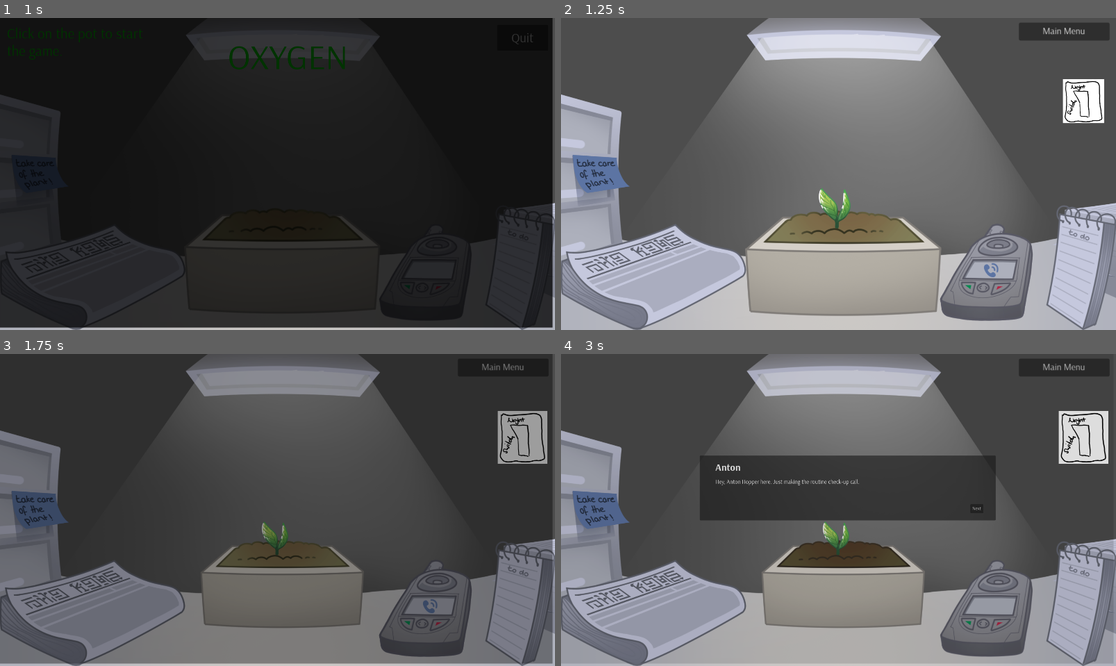
Above: before the commit, frames 1-4 (two rows, left to right).
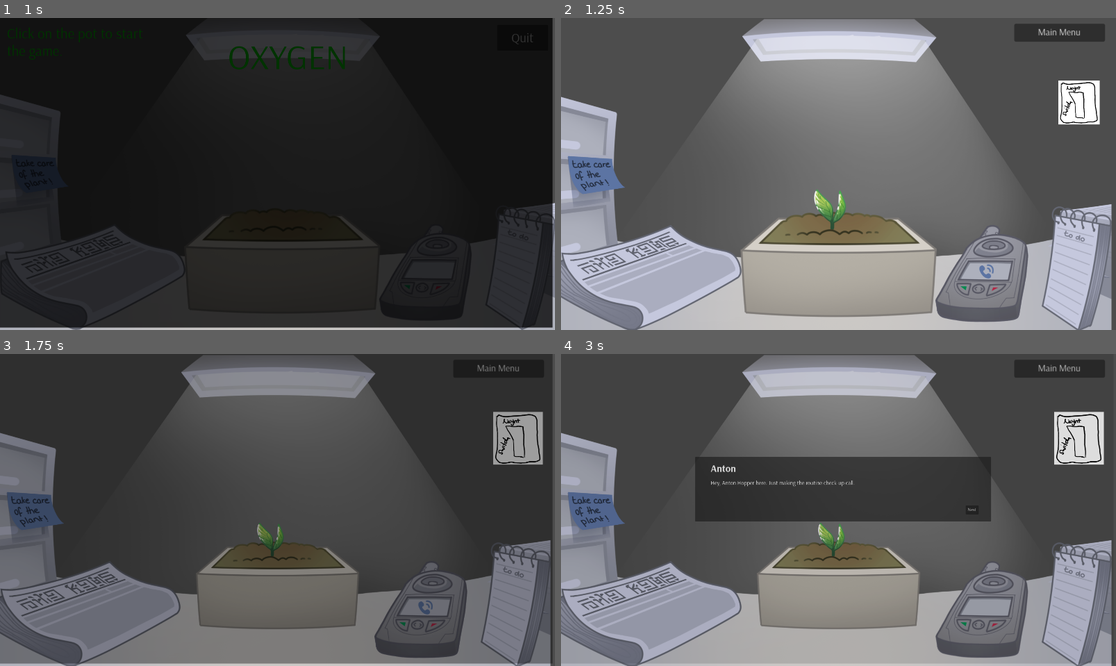
Above: after the commit, the same moments.

Repository: gringames/fem-devs-jam-24
Game: Godot game, scene res://menus/main_menu.tscn
The game is run twice, just before and just after one commit, with the same random seed, the same clock (stepped at 60 frames per second) and the same inputs. Sound files missing from this copy of the repository are replaced by a short silence.
Inputs (mouse positions are in pixels of both pictures, inside the frame that each line leads up to):
- Up to frame 1 (1 s): move the mouse to (283, 245) at 0.52 s; click (283, 245) at 0.6 s
- Up to frame 2 (1.25 s): no input
- Up to frame 3 (1.75 s): move the mouse to (521, 438) at 1.27 s; click (521, 438) at 1.35 s
- Up to frame 4 (3 s): move the mouse to (844, 510) at 2.02 s; click (844, 510) at 2.1 s; move the mouse to (988, 606) at 2.77 s; click (988, 606) at 2.85 s

Frame 1 is identical in both runs. In frame 2, 11% of the frame differs, in the area x 0-100%, y 0-100%; in frame 3, 7.4%; in frame 4, 11%.

Commit message:
only pot is collidable

Diff:
--- a/femdevsjam24/Features/Plant/plant.gd
+++ b/femdevsjam24/Features/Plant/plant.gd
@@ -5,6 +5,7 @@
 @export var plant_state_images: Array[Texture2D]
 @export var pot_dry: Texture2D
 @export var pot_wet: Texture2D
+@export var clickables: Array[Clickable]
 
 signal clicked_plant
 
@@ -17,13 +18,15 @@
 func _ready() -> void:
 	plant_visual = $PlantVisual
 	pot_visual = $PotVisual
-	clickable = $Clickable
 	sfx = $WateringSFXPlayer
-	clickable.connect("mouse_clicked_on_object", _on_clicked)
+	clickables[0].connect("mouse_clicked_on_object", _on_clicked)
+	clickables[0].show()
 
 
 func _on_clicked() -> void:
 	emit_signal("clicked_plant")
+	clickables[plant_state].disconnect("mouse_clicked_on_object", _on_clicked)
+	clickables[plant_state].hide()
 	sfx.play()
 	_get_wet()
 
@@ -37,14 +40,23 @@
 func grow() -> void:
 	plant_state += 1
 	_update_visual()
+	_update_clickable()
 
 
 func wither() -> void:
 	plant_state = Plants.States.Withered
 	_update_visual()
+	_update_clickable()
 
 
 func _update_visual() -> void:
 	if plant_state >= plant_state_images.size():
 		return
 	plant_visual.texture = plant_state_images[plant_state]
+
+
+func _update_clickable() -> void:
+	if plant_state >= clickables.size():
+		return
+	clickables[plant_state].connect("mouse_clicked_on_object", _on_clicked)
+	clickables[plant_state].hide()
--- a/femdevsjam24/Features/Plant/plant.tscn
+++ b/femdevsjam24/Features/Plant/plant.tscn
@@ -13,11 +13,12 @@
 [ext_resource type="Texture2D" uid="uid://cvcwlfcflbqq0" path="res://Art/Plant/0_Pot_Wet.png" id="10_7mr2u"]
 [ext_resource type="AudioStream" uid="uid://vfbj25dr5kcf" path="res://Sounds/Watering the plant Short.wav" id="12_fyvq5"]
 
-[node name="Plant" type="Node2D"]
+[node name="Plant" type="Node2D" node_paths=PackedStringArray("clickables")]
 script = ExtResource("1_cwib7")
 plant_state_images = Array[Texture2D]([ExtResource("2_7am0f"), ExtResource("3_sa75d"), ExtResource("4_3t1oi"), ExtResource("5_5wgwu"), ExtResource("6_wimh5"), ExtResource("7_s4adr"), ExtResource("8_74oxc"), ExtResource("9_wec8e")])
 pot_dry = ExtResource("2_7am0f")
 pot_wet = ExtResource("10_7mr2u")
+clickables = [NodePath("Clickable0"), NodePath("Clickable1"), NodePath("Clickable2"), NodePath("Clickable3"), NodePath("Clickable4"), NodePath("Clickable5"), NodePath("Clickable6"), NodePath("Clickable7")]
 
 [node name="PotVisual" type="Sprite2D" parent="."]
 position = Vector2(7.62939e-06, 7.62939e-06)
@@ -26,10 +27,55 @@
 [node name="PlantVisual" type="Sprite2D" parent="."]
 position = Vector2(7.62939e-06, 7.62939e-06)
 
-[node name="Clickable" parent="." node_paths=PackedStringArray("visuals") instance=ExtResource("2_ymos1")]
-position = Vector2(0, -9.53674e-07)
-scale = Vector2(30.2349, 48.5348)
+[node name="Clickable0" parent="." node_paths=PackedStringArray("visuals") instance=ExtResource("2_ymos1")]
+visible = false
+position = Vector2(0, 264)
+scale = Vector2(-30.6554, -15.9513)
+visuals = [NodePath("../PotVisual"), NodePath("../PlantVisual")]
+
+[node name="Clickable1" parent="." node_paths=PackedStringArray("visuals") instance=ExtResource("2_ymos1")]
+visible = false
+position = Vector2(0, 224)
+scale = Vector2(-30.6554, -19.5913)
+visuals = [NodePath("../PotVisual"), NodePath("../PlantVisual")]
+
+[node name="Clickable2" parent="." node_paths=PackedStringArray("visuals") instance=ExtResource("2_ymos1")]
+visible = false
+position = Vector2(0, 176)
+scale = Vector2(-28.6485, -26.3646)
+visuals = [NodePath("../PotVisual"), NodePath("../PlantVisual")]
+
+[node name="Clickable3" parent="." node_paths=PackedStringArray("visuals") instance=ExtResource("2_ymos1")]
+visible = false
+position = Vector2(0, 128)
+scale = Vector2(-30.6554, -29.4313)
+visuals = [NodePath("../PotVisual"), NodePath("../PlantVisual")]
+
+[node name="Clickable4" parent="." node_paths=PackedStringArray("visuals") instance=ExtResource("2_ymos1")]
+visible = false
+position = Vector2(0, 56)
+scale = Vector2(-30.6554, -36.2713)
+visuals = [NodePath("../PotVisual"), NodePath("../PlantVisual")]
+
+[node name="Clickable5" parent="." node_paths=PackedStringArray("visuals") instance=ExtResource("2_ymos1")]
+visible = false
+position = Vector2(0, 32)
+scale = Vector2(-30.6554, -37.9113)
+visuals = [NodePath("../PotVisual"), NodePath("../PlantVisual")]
+
+[node name="Clickable6" parent="." node_paths=PackedStringArray("visuals") instance=ExtResource("2_ymos1")]
+visible = false
+position = Vector2(0, -40)
+scale = Vector2(-35.1183, -46.2119)
+visuals = [NodePath("../PotVisual"), NodePath("../PlantVisual")]
+
+[node name="Clickable7" parent="." node_paths=PackedStringArray("visuals") instance=ExtResource("2_ymos1")]
+visible = false
+position = Vector2(0, 264)
+scale = Vector2(-30.6554, -15.9513)
 visuals = [NodePath("../PotVisual"), NodePath("../PlantVisual")]
 
 [node name="WateringSFXPlayer" type="AudioStreamPlayer" parent="."]
 stream = ExtResource("12_fyvq5")
+
+[node name="Camera2D" type="Camera2D" parent="."]
